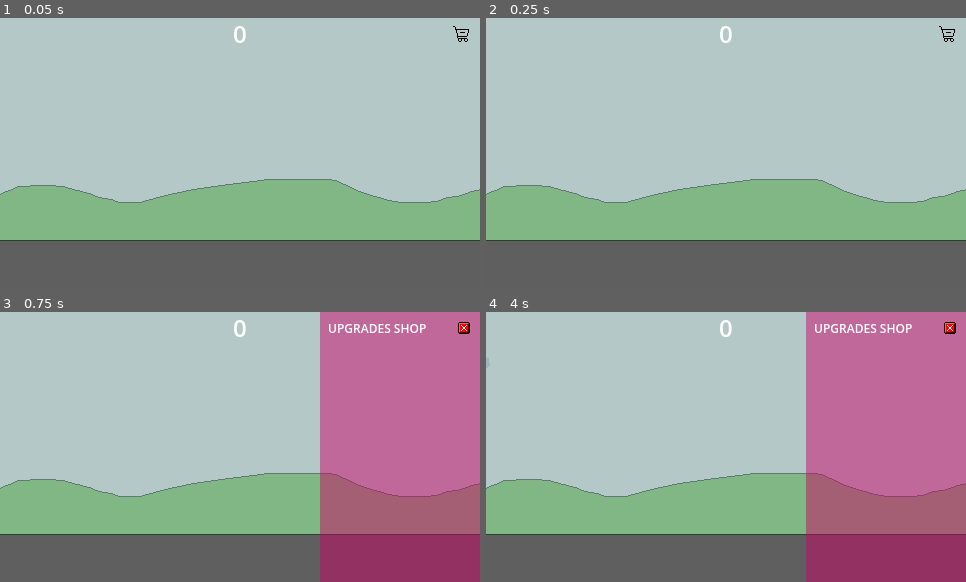
Above: before the commit, frames 1-4 (two rows, left to right).
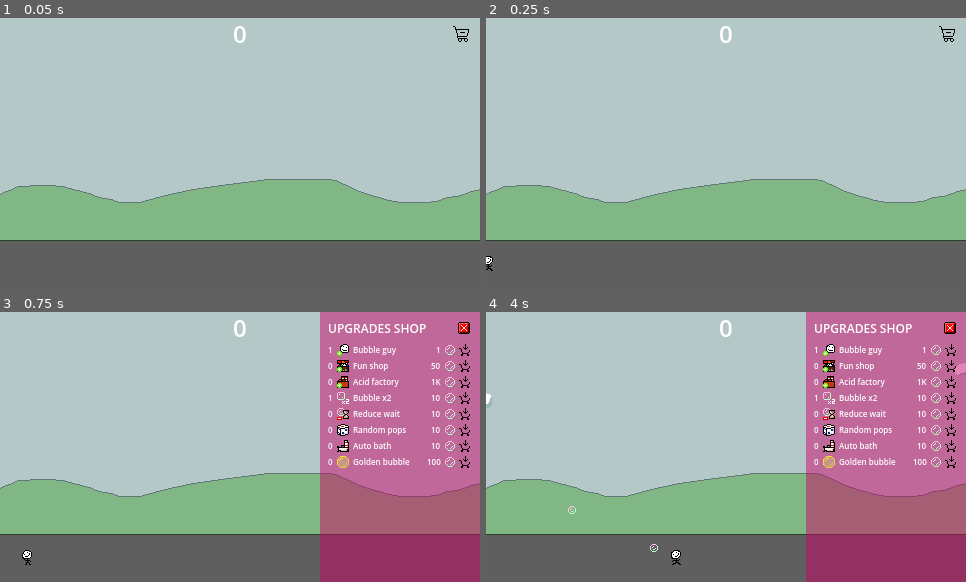
Above: after the commit, the same moments.

Repository: DISN-kolo/bubble-clicker-ggj25
Game: Godot game, scene res://main scene/MainScene.tscn
Same seed, same stepped clock (60 frames per second), same inputs: the game is played once before the commit and once after it.
Inputs (mouse positions are in pixels of both pictures, inside the frame that each line leads up to):
- Up to frame 1 (0.05 s): no input
- Up to frame 2 (0.25 s): no input
- Up to frame 3 (0.75 s): click (460, 328) at 0.5 s
- Up to frame 4 (4 s): click (951, 349) at 1.27 s; tap Enter (ui_accept) at 2, 2.27, 3.02 s; move the mouse to (831, 433) at 2.02 s; hold Right (ui_right) 2.03-3.53 s; click (831, 433) at 2.1 s; move the mouse to (630, 460) at 2.77 s; click (630, 460) at 2.85 s; move the mouse to (774, 387) at 3.52 s; hold Left (ui_left) from 3.53 s (still down); click (774, 387) at 3.6 s

Frame 1 is identical in both runs. In frame 2, less than 0.1% of the frame differs, in the area x 0-2%, y 88-94%; in frame 3, 2.4%; in frame 4, 2.6%, in the area x 0-100%, y 11-94%.
Error before the commit: Parse Error: Expected closing "}" after dictionary elements. (res://bubbles_value/bubbles_global.gd:18)

Commit message:
golden bubble

Diff:
--- a/bubble/Bubble.gd
+++ b/bubble/Bubble.gd
@@ -6,9 +6,16 @@
 var killable : bool = false
 var dying : bool = false
 @onready var texture_pool : Array = [
-	load("res://resources/BubbleSmall.png"),
-	load("res://resources/BubbleMed.png"),
-	load("res://resources/BubbleBig.png")]
+	preload("res://resources/BubbleSmall.png"),
+	preload("res://resources/BubbleMed.png"),
+	preload("res://resources/BubbleBig.png")]
+
+@onready var g_texture_pool : Array = [
+	preload("res://resources/GBubbleSmall.png"),
+	preload("res://resources/GBubbleMid.png"),
+	preload("res://resources/GBubbleBig.png")]
+
+var is_golden : bool = false
 
 @onready var explosion = preload("res://bubble/explosion.tscn")
 var explosion_instance
@@ -21,9 +28,14 @@
 var die_roll : float = 100
 
 func _ready():
+	if rng.randf_range(0, 100) < Events.golden_bubble_probability * Events.global_bubble_modificator:
+		is_golden = true
 	Events.global_bubble_count += 1;
 	r = rng.randf_range(Events.bubble_growth_time, Events.bubble_growth_time + 2)
-	b_sprite.texture = texture_pool[i]
+	if is_golden:
+		b_sprite.texture = g_texture_pool[i]
+	else:
+		b_sprite.texture = texture_pool[i]
 	b_timer.wait_time = r
 	b_timer.start()
 
@@ -35,6 +47,8 @@
 
 func die():
 	audio_player.pitch_scale = rng.randf_range(0.98, 1.02)
+	if is_golden:
+		audio_player.pitch_scale *= 2
 	audio_player.play()
 	Events.global_bubble_count -= 1;
 	killable = false
@@ -42,7 +56,10 @@
 	b_sprite.queue_free()
 	explosion_instance = explosion.instantiate()
 	add_child(explosion_instance)
-	BubblesGlobal.addBubbles(str((i + 1) * Events.global_bubble_modificator * BubblesGlobal.multiplier));
+	if is_golden:
+		BubblesGlobal.addBubbles(str((i + 1) * Events.global_bubble_modificator * BubblesGlobal.multiplier * Events.golden_bubble_multiplier));
+	else:
+		BubblesGlobal.addBubbles(str((i + 1) * Events.global_bubble_modificator * BubblesGlobal.multiplier));
 
 func _on_timer_timeout():
 	if !dying:
@@ -55,7 +72,10 @@
 			return
 		i += 1
 		r = rng.randf_range(2.0, 3.0)
-		b_sprite.texture = texture_pool[i]
+		if is_golden:
+			b_sprite.texture = g_texture_pool[i]
+		else:
+			b_sprite.texture = texture_pool[i]
 		b_timer.wait_time = r
 		b_timer.start()
 
--- a/bubbles_value/bubbles_global.gd
+++ b/bubbles_value/bubbles_global.gd
@@ -11,11 +11,7 @@
 		"quantity": 1,
 		"img": "UpTio.png",
 		"price" : "",
-		"prices": ["1", "2", "4", "8", "16", "32", "64", "128", "256", "512", "1024", \
-		"2048", "4096", \
-"8192", \
-"24576", \
-"40960"]
+		"prices": ["1", "2", "4", "8", "16", "32", "64", "128", "256", "512", "1024", "2048", "4096", "8192", "24576", "40960"],
 		"noLimit": true
 	},
 	{
@@ -23,36 +19,49 @@
 		"quantity": 0,
 		"img": "UpShoppy.png",
 		"prices": ["50", "500", "50000", "500000", "50000000", "5000000000"],
+		"noLimit": false
 	},
 	{
 		"name": "Acid factory",
 		"quantity": 0,
 		"img": "UpFactory.png",
 		"prices": ["1000", "10000", "100000", "10000000"],
+		"noLimit": false
 	},
 	{
 		"name": "Bubble x2",
 		"quantity": 1,
 		"img": "UpBubblePtsALTERNATIVE.png",
 		"prices": ["10", "100", "500", "2500", "10000", "50000", "1000000"],
+		"noLimit": false
 	},
 	{
 		"name": "Reduce wait",
 		"quantity": 0,
 		"img": "BubbleTimerReduce.png",
 		"prices": ["10", "100", "500", "2500", "10000", "50000", "1000000"],
+		"noLimit": false
 	},
 	{
 		"name": "Random pops",
 		"quantity": 0,
 		"img": "UpRandomPop.png",
 		"prices": ["10", "100", "500", "2500", "10000", "50000", "1000000"],
+		"noLimit": false
 	},
-		{
+	{
 		"name": "Auto bath",
 		"quantity": 0,
 		"img": "UpBath.png",
 		"prices": ["10", "100", "500", "2500", "10000", "50000", "1000000"],
+		"noLimit": false
+	},
+	{
+		"name": "Golden bubble",
+		"quantity": 0,
+		"img": "GBubbleBig.png",
+		"prices": ["100", "1000", "10000", "1000000", "100000000"],
+		"noLimit": false
 	},
 ]
 
--- a/main scene/MainScene.gd
+++ b/main scene/MainScene.gd
@@ -63,13 +63,14 @@
 	if Input.is_action_just_pressed("shiftescape"):
 		get_tree().quit()
 	if Input.is_action_just_pressed("cheat"):
-		Events.tio_spawn_time /= 2
-		if (Events.tio_spawn_time <= 0.5):
-			Events.tio_spawn_time = 0.5
-		Events.bubble_growth_time /= 2
+		Events.golden_bubble_probability += 1
+		#Events.tio_spawn_time /= 2
+		#if (Events.tio_spawn_time <= 0.5):
+			#Events.tio_spawn_time = 0.5
+		Events.bubble_growth_time /= 1.1
 		if (Events.bubble_growth_time <= 0.1):
 			Events.bubble_growth_time = 0.1
-		Events.tio_shopping_time += 0.5
+		Events.tio_shopping_time += 0.4
 		if (Events.tio_shopping_time > 3):
 			Events.tio_shopping_time = 3
 		Events.tio_bubbling_time /= 2
@@ -94,7 +95,7 @@
 	body.queue_free()
 
 func _on_upgrade_purchased(upgrade_name : String):
-	if upgrade_name == "Tios":
+	if upgrade_name == "Bubble guy":
 		spawn_a_tio()
 	elif upgrade_name == "Fun shop":
 		spawn_a_shop()
@@ -110,6 +111,8 @@
 		Events.tio_bubbling_time /= 1.2
 		if (Events.tio_bubbling_time <= 0.5):
 			Events.tio_bubbling_time = 0.5
+	elif upgrade_name == "Golden bubble":
+		Events.golden_bubble_probability += 0.5
 
 func spawn_a_tio():
 	tio_direction = rng.randi_range(0, 1) * 2 - 1
--- a/main scene/events.gd
+++ b/main scene/events.gd
@@ -23,3 +23,6 @@
 
 var bath_interval : float = 10.0
 var bath_bubbles_amt : int = 10
+
+var golden_bubble_probability : float = 0.01
+var golden_bubble_multiplier : float = 100
Binary file added: resources/GBubbleBig.png
Not shown, added: resources/GBubbleBig.png.import
Binary file added: resources/GBubbleMid.png
Not shown, added: resources/GBubbleMid.png.import
Binary file added: resources/GBubbleSmall.png
Not shown, added: resources/GBubbleSmall.png.import
